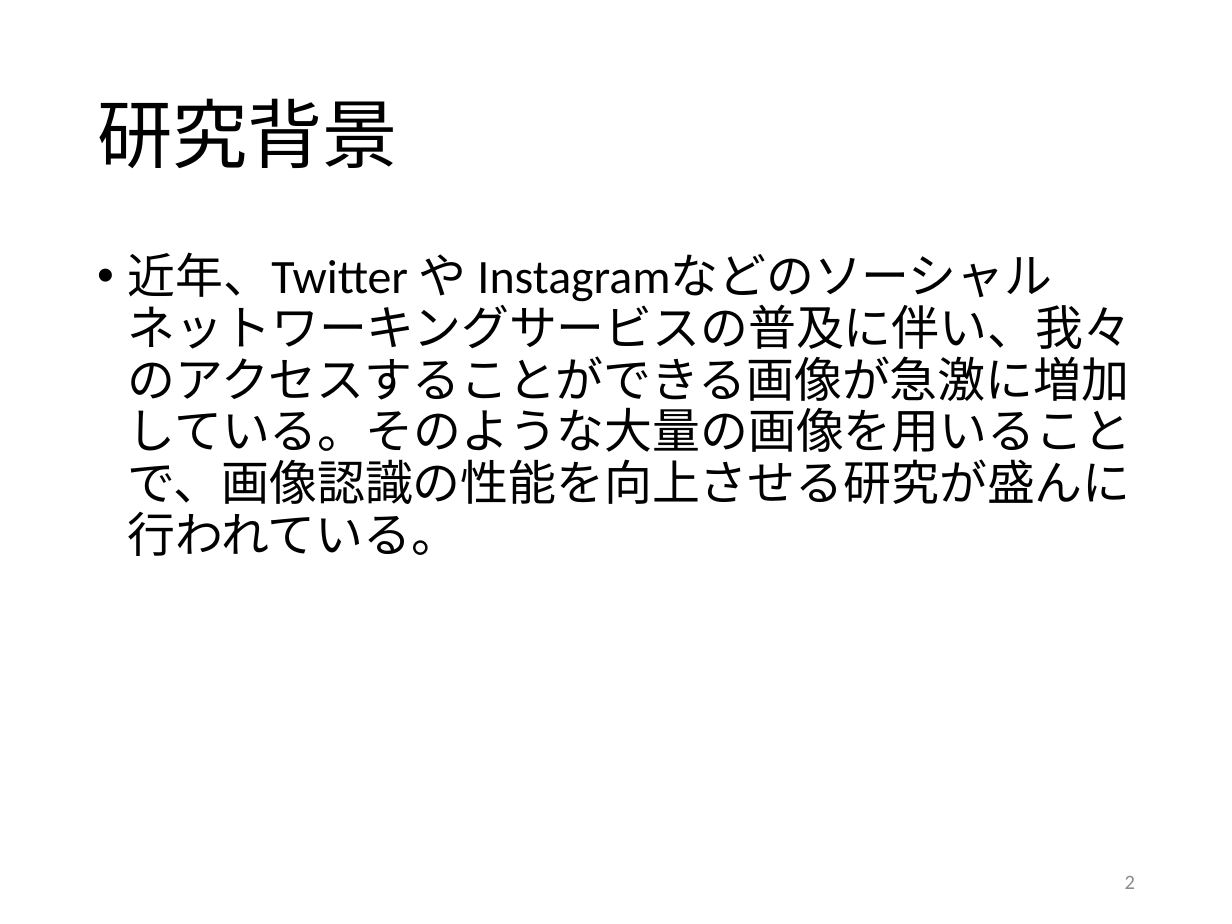
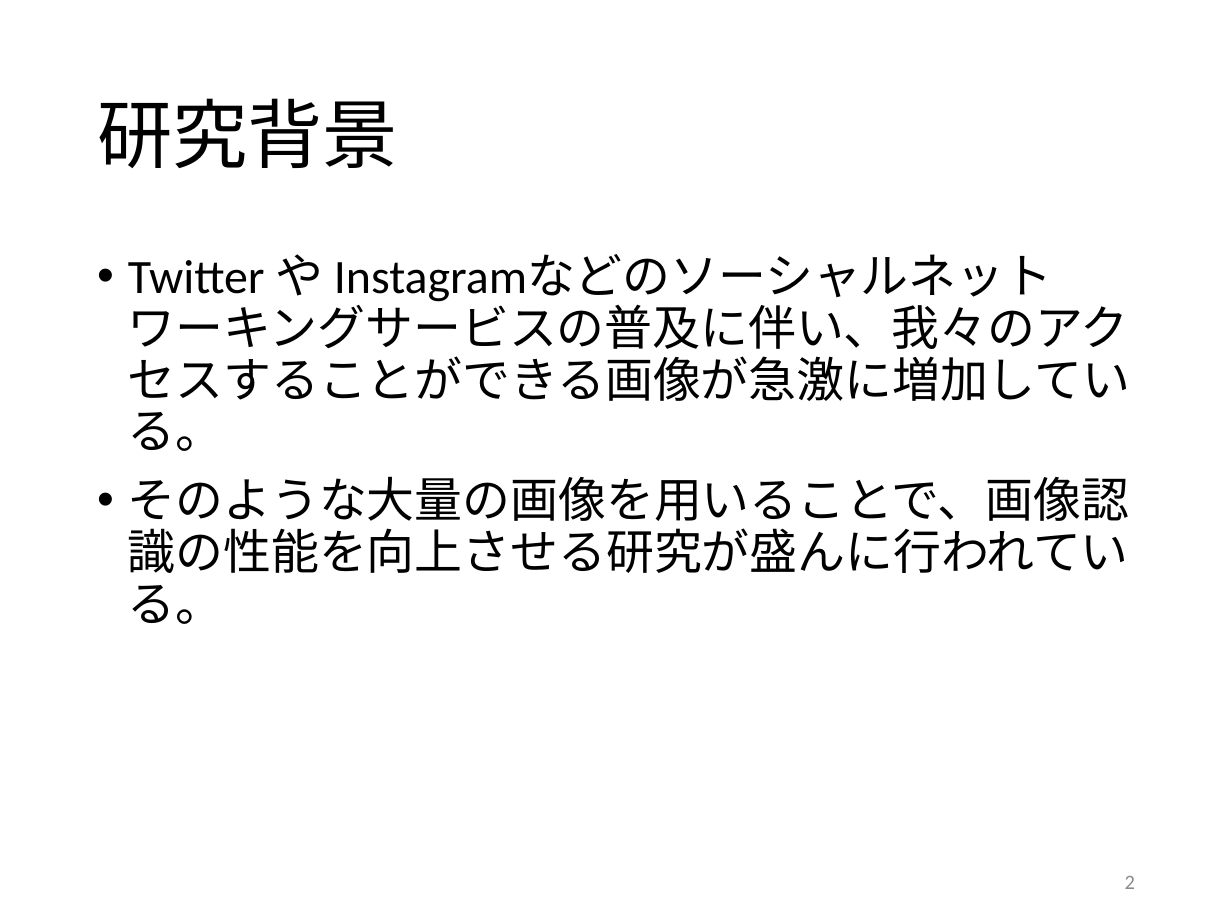
Before and after one commit to kait-takanolab/1821005-yoshioka-thesis, a slide deck: slide 2 of 1821005_中間発表_テンプレ - (案).pptx. Drawn at 1232x924 pixels with LibreOffice and Linux fonts; fonts in the diff are those of the drawing. Boxes give left, top, right and bottom in pixels: in the first picture for what was removed or moved away, otherwise in the second. Text is boxed around its words. In the diff, an @@ line names an element or a change of style, - is before the commit and + after.

```diff
--- a/1821005_中間発表_テンプレ - (案).pptx
+++ b/1821005_中間発表_テンプレ - (案).pptx
@@ text at (128, 254, 1130, 624): text changed @@
-• 近年、Twitter や Instagramなどのソーシャルネットワーキングサービスの普及に伴い、我々のアクセスすることができる画像が急激に増加している。そのような大量の画像を用いることで、画像認識の性能を向上させる研究が盛んに行われている。
+• Twitter や Instagramなどのソーシャルネットワーキングサービスの普及に伴い、我々のアクセスすることができる画像が急激に増加している。
+• そのような大量の画像を用いることで、画像認識の性能を向上させる研究が盛んに行われている。
```
Also in this commit, not shown: 2 other slides changed, 1 slide added, 1 slide removed.
